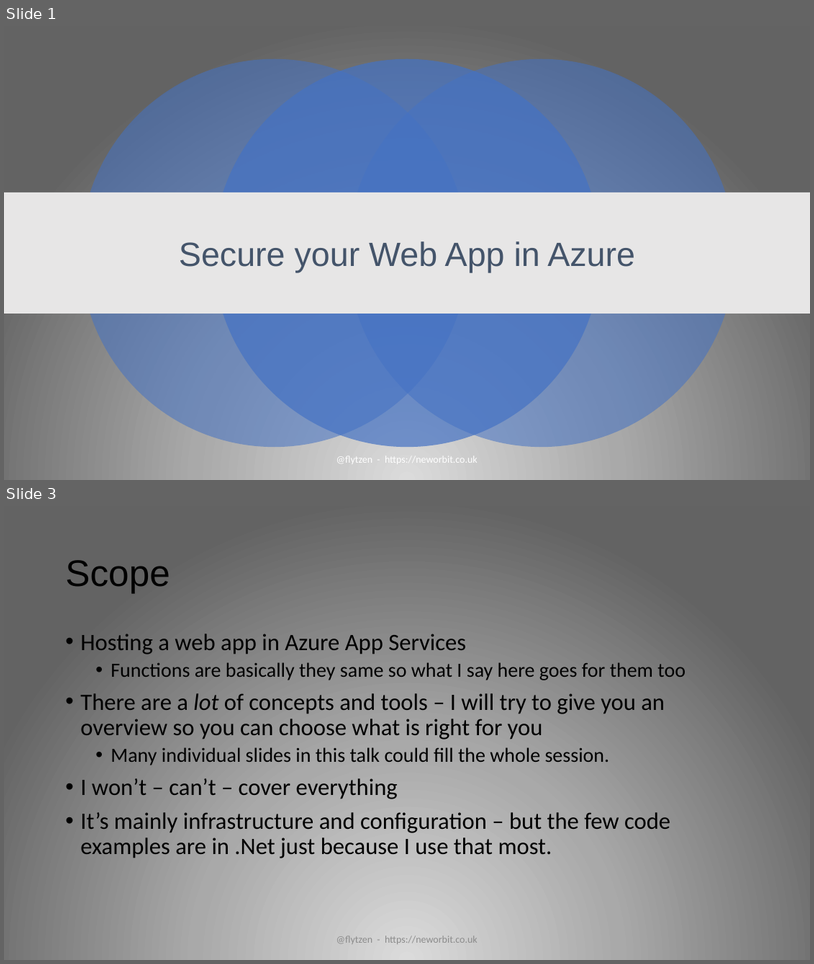
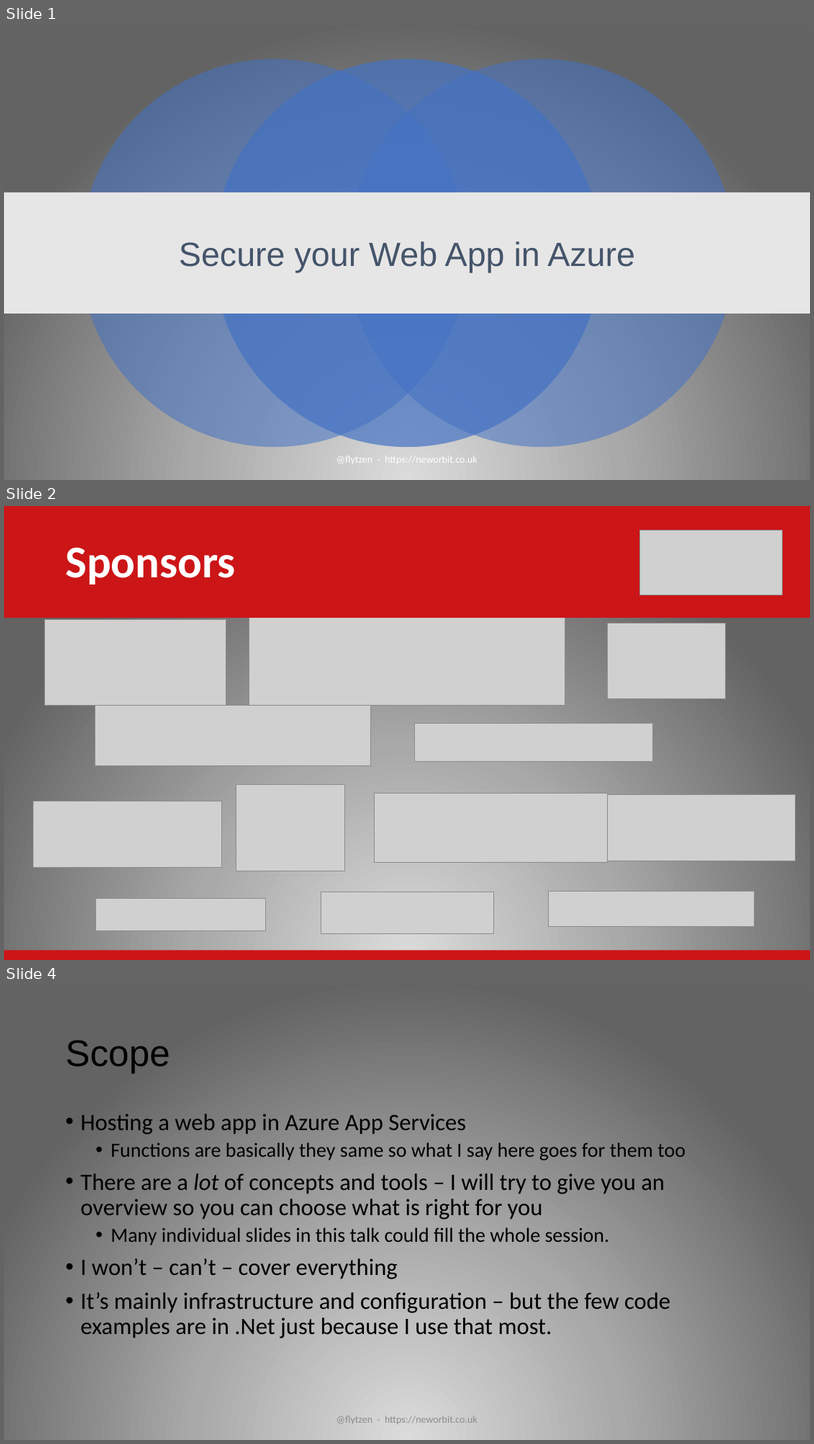
Before and after one commit to flytzen/SecurityTalk, a slide deck: Secure Your Web App Presentation.pptx. Shown one above the other, each under a label of ours: slides 1 and 3 before the commit, slides 1, 2 and 4 after it; the slides between them are not shown. The pictures are 814x964 and 814x1444 pixels, drawn with LibreOffice and Linux fonts; fonts in the diff are those of the drawing; grey boxes stand for pictures; background and template pictures are left out. Boxes give left, top, right and bottom in pixels: in the first picture for what was removed or moved away, otherwise in the second. Text is boxed around its words. In the diff, an @@ line names an element or a change of style, - is before the commit and + after.

```diff
--- a/Secure Your Web App Presentation.pptx
+++ b/Secure Your Web App Presentation.pptx
@@ slide 2 added at (4, 506, 810, 960), background gradient #DBDBDB to #AAAAAA to #636363 @@
@@ rectangle added at (4, 506, 810, 515), fill #CC1517 @@
@@ rectangle added at (4, 506, 810, 618), fill #CC1517 @@
@@ text added at (65, 547, 236, 584), 54 pt, text #FFFFFF, bold @@
+Sponsors
@@ picture added at (640, 530, 783, 595) @@
@@ picture added at (250, 605, 566, 705) @@
@@ picture added at (45, 620, 226, 705) @@
@@ picture added at (608, 623, 725, 698) @@
@@ picture added at (95, 705, 370, 766) @@
@@ picture added at (415, 723, 653, 762) @@
@@ picture added at (237, 784, 345, 871) @@
@@ picture added at (33, 801, 221, 867) @@
@@ picture added at (375, 793, 608, 862) @@
@@ picture added at (597, 795, 796, 861) @@
@@ picture added at (321, 892, 494, 934) @@
@@ picture added at (549, 891, 756, 926) @@
@@ picture added at (95, 898, 265, 931) @@
@@ rectangle added at (4, 950, 810, 960), fill #CC1517 @@
@@ what was slide 3 is now slide 4 @@
```
Also in this commit, not shown: 4 slides changed, 1 other slide added.
